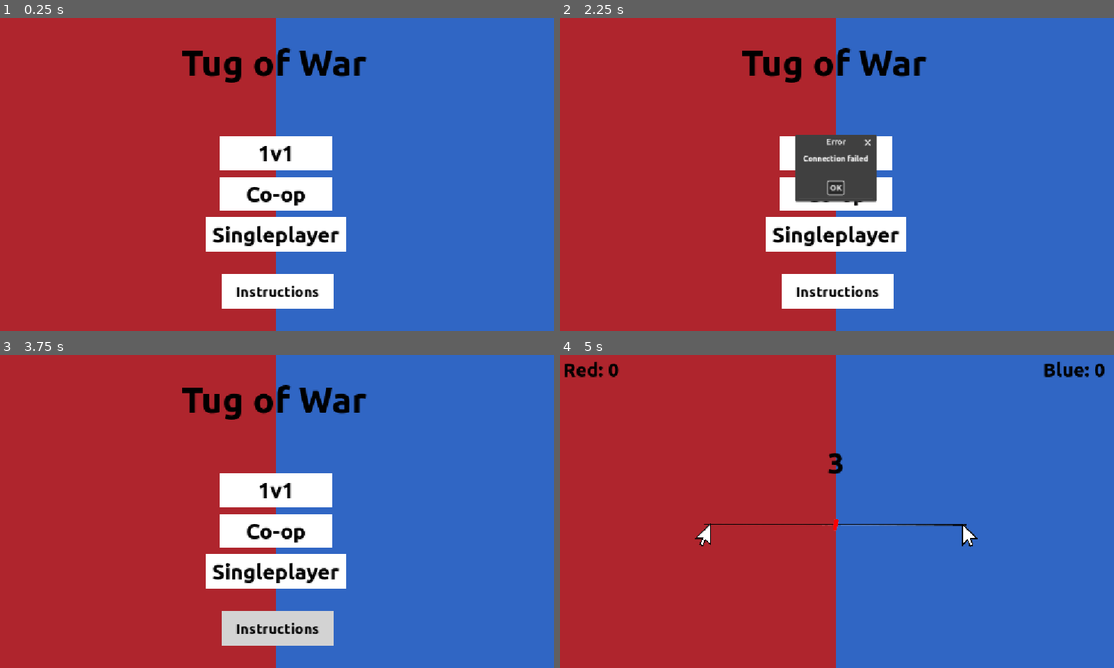
Above: before the commit, frames 1-4 (two rows, left to right).
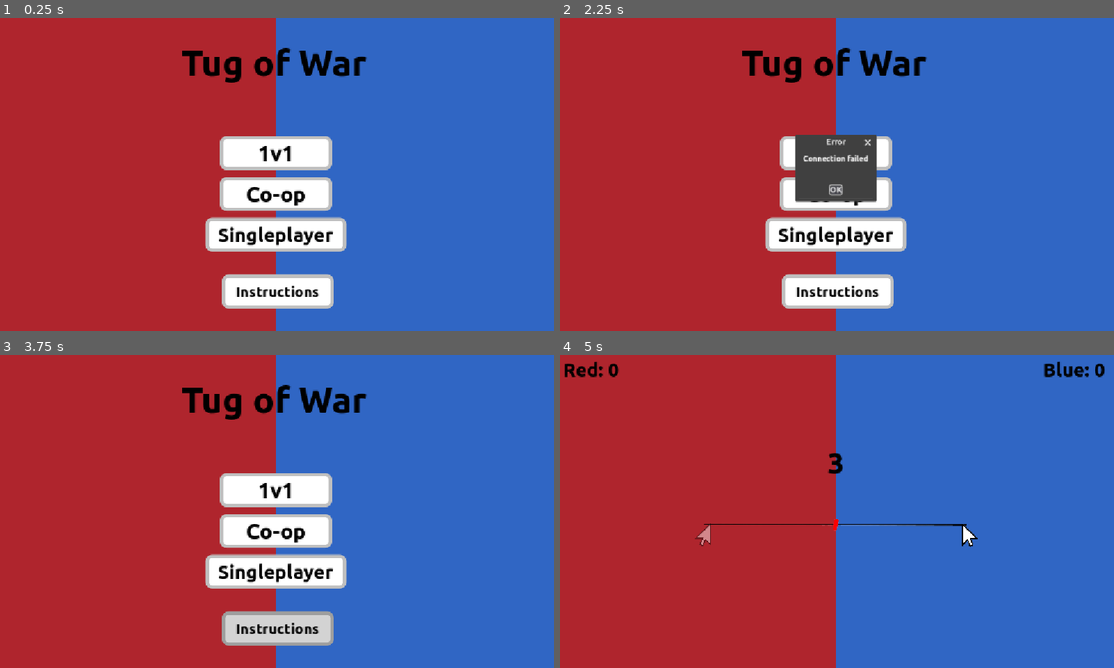
Above: after the commit, the same moments.

Repository: ryguy15809/test-project-
Game: Godot game, scene res://node_2d.tscn
The game is run twice, just before and just after one commit, with the same random seed, the same clock (stepped at 60 frames per second) and the same inputs.
Inputs:
- Up to frame 1 (0.25 s): no input
- Up to frame 2 (2.25 s): click "1v1" at 0.5 s; click "OK" at 1.25 s; click "Co-op" at 2 s
- Up to frame 3 (3.75 s): click "OK" at 2.75 s; click "Instructions" at 3.5 s
- Up to frame 4 (5 s): click "Singleplayer" at 4.25 s

The runs differ from the first frame. In frame 1, 3.1% of the frame differs, in the area x 37-63%, y 37-93%; in frame 2, 2.8%; in frame 3, 3.1%; in frame 4, 0.1%.

Commit message:
Add auth service, web export; remove matchmaker
- auth_service: Flask account system (JWT + bcrypt + SQLite, port 8090)
- export_presets.cfg: add Web preset; point server_url at wss://tugofwar.strangled.net/ws
- delete deprecated matchmaker module
- .gitignore: exclude build artifacts (exports/, web/) and auth SQLite DB/caches

Diff:
--- a/matchmaker/matchmaker.gd
+++ /dev/null
@@ -1,142 +0,0 @@
-extends Node
-
-## Matchmaking server (standalone Godot headless project).
-## Keeps a registry of open game hosts and lets game clients find them.
-## Protocol: JSON messages over WebSocket (see README/plan).
-
-const PORT := 8080
-const STALE_TIMEOUT := 90.0
-
-var tcp_server := TCPServer.new()
-# ws -> { "tcp": StreamPeerTCP, "registered_id": int }
-var clients := {}
-# { "id": int, "ip": String, "port": int, "mode": String, "last_seen": float }
-var games := []
-var _next_id := 0
-
-
-func _ready() -> void:
-	var err: Error = tcp_server.listen(PORT)
-	if err != OK:
-		push_error("Matchmaker failed to listen on port %d: %s" % [PORT, error_string(err)])
-	else:
-		print("Matchmaker listening on port %d" % PORT)
-
-
-func _process(_delta: float) -> void:
-	_accept_new_connections()
-	_poll_clients()
-	_cleanup_stale(_now())
-
-
-func _now() -> float:
-	return Time.get_ticks_msec() / 1000.0
-
-
-func _accept_new_connections() -> void:
-	while tcp_server.is_connection_available():
-		var tcp: StreamPeerTCP = tcp_server.take_connection()
-		var ws := WebSocketPeer.new()
-		if ws.accept_stream(tcp) != OK:
-			tcp.disconnect_from_host()
-			continue
-		clients[ws] = {"tcp": tcp, "registered_id": -1}
-		print("Client connected")
-
-
-func _poll_clients() -> void:
-	for ws in clients.keys():
-		ws.poll()
-		var state: int = ws.get_ready_state()
-		if state == WebSocketPeer.STATE_OPEN:
-			while ws.get_available_packet_count() > 0:
-				var raw: String = ws.get_packet().get_string_from_utf8()
-				_handle_message(ws, raw)
-		elif state == WebSocketPeer.STATE_CLOSED:
-			_remove_client(ws)
-
-
-func _handle_message(ws: WebSocketPeer, raw: String) -> void:
-	var data: Variant = JSON.parse_string(raw)
-	if typeof(data) != TYPE_DICTIONARY:
-		return
-	var info: Dictionary = clients[ws]
-	match String(data.get("type", "")):
-		"find":
-			_handle_find(ws, data)
-		"register":
-			info["registered_id"] = _handle_register(ws, data, info)
-		"keepalive":
-			_handle_keepalive(info)
-		"unregister":
-			_handle_unregister(info)
-
-
-func _handle_find(ws: WebSocketPeer, data: Dictionary) -> void:
-	var mode: String = String(data.get("mode", "one_on_one"))
-	var nowv: float = _now()
-	var found_game: Dictionary = {}
-	for g in games:
-		if String(g["mode"]) == mode and nowv - float(g["last_seen"]) < STALE_TIMEOUT:
-			found_game = g
-			break
-	if found_game.is_empty():
-		ws.send_text(JSON.stringify({"type": "none"}))
-	else:
-		ws.send_text(JSON.stringify({"type": "found", "host": found_game["ip"], "port": found_game["port"]}))
-
-
-func _handle_register(ws: WebSocketPeer, data: Dictionary, info: Dictionary) -> int:
-	if info["registered_id"] >= 0:
-		_remove_game(info["registered_id"])
-	_next_id += 1
-	var id: int = _next_id
-	var ip: String = info["tcp"].get_connected_host()
-	var port: int = int(data.get("port", 0))
-	var mode: String = String(data.get("mode", "one_on_one"))
-	games.append({"id": id, "ip": ip, "port": port, "mode": mode, "last_seen": _now()})
-	ws.send_text(JSON.stringify({"type": "ok"}))
-	print("Registered host %s:%d (%s) id=%d" % [ip, port, mode, id])
-	return id
-
-
-func _handle_keepalive(info: Dictionary) -> void:
-	if info["registered_id"] < 0:
-		return
-	for g in games:
-		if int(g["id"]) == info["registered_id"]:
-			g["last_seen"] = _now()
-			return
-
-
-func _handle_unregister(info: Dictionary) -> void:
-	if info["registered_id"] >= 0:
-		_remove_game(info["registered_id"])
-		info["registered_id"] = -1
-
-
-func _remove_game(id: int) -> void:
-	for i in range(games.size()):
-		if int(games[i]["id"]) == id:
-			games.remove_at(i)
-			return
-
-
-func _remove_client(ws: WebSocketPeer) -> void:
-	if clients.has(ws):
-		var info: Dictionary = clients[ws]
-		if info["registered_id"] >= 0:
-			_remove_game(info["registered_id"])
-		clients.erase(ws)
-
-
-func _cleanup_stale(nowv: float) -> void:
-	var keep: Array = []
-	for g in games:
-		if nowv - float(g["last_seen"]) < STALE_TIMEOUT:
-			keep.append(g)
-		else:
-			for k in clients:
-				if int(clients[k]["registered_id"]) == int(g["id"]):
-					clients[k]["registered_id"] = -1
-	games = keep
--- a/matchmaker/matchmaker.tscn
+++ /dev/null
@@ -1,6 +0,0 @@
-[gd_scene format=3]
-
-[ext_resource type="Script" path="res://matchmaker.gd" id="1_mm"]
-
-[node name="Matchmaker" type="Node"]
-script = ExtResource("1_mm")
--- a/matchmaker/project.godot
+++ /dev/null
@@ -1,15 +0,0 @@
-; Engine configuration file.
-; It's best edited using the editor UI and not directly,
-; since the parameters that go here are not all obvious.
-;
-; Format:
-;   [section] ; section goes between []
-;   param=value ; assign values to parameters
-
-config_version=5
-
-[application]
-
-config/name="Matchmaker"
-run/main_scene="res://matchmaker.tscn"
-config/features=PackedStringArray("4.6")
--- a/node_2d.gd
+++ b/node_2d.gd
@@ -13,15 +13,24 @@
 const PULL_STEP := 0.03       # rope movement per press
 const COOP_DRIFT := 0.05      # rope slide toward the AI side per second (co-op)
 const ROPE_RANGE_PX := 220.0  # pixels the rope rig moves at rope = +-1
+const OPPONENT_CURSOR_ALPHA := 0.45  # faded so you can tell your side
 const BOT_PULL_STEP := 0.012  # smaller tugs...
-const BOT_MIN_DELAY := 0.08   # ...but quicker, like mashing keys
-const BOT_MAX_DELAY := 0.16
+const BOT_MIN_DELAY := 0.02   # ...but quicker, like mashing keys (4x)
+const BOT_MAX_DELAY := 0.04
+const BOT_RATE_MIN := 0.6     # slow spells pull at 60% pace...
+const BOT_RATE_MAX := 1.4     # ...bursts at 140% (±40% variation)
+const BOT_RATE_MIN_T := 0.4   # a pace lasts ~0.5s before re-rolling
+const BOT_RATE_MAX_T := 0.6
+
+const AUTH_ENABLED := false  # TODO: flip to true to re-enable login + stat saving
 
 @export var server_port: int = 8080
 @export var max_players: int = 32
-@export var server_url: String = "ws://141.148.32.59:8080"
+@export var server_url: String = "wss://tugofwar.strangled.net/ws"
+@export var auth_url: String = "http://141.148.32.59:8090"
 
 @onready var main_page = $UI/MainPage
+@onready var login_page = $UI/LoginPage
 @onready var loading_page = $UI/LoadingPage
 @onready var battle_one_on_one_page = $UI/BattleOneOnOnePage
 @onready var battle_coop_page = $UI/BattleCoopPage
@@ -31,6 +40,10 @@
 @onready var loading_bar: ProgressBar = $UI/LoadingPage/LoadingBar
 @onready var players_label: Label = $UI/LoadingPage/Label
 @onready var connection_failed_dialog: AcceptDialog = $UI/ConnectionFailedDialog
+@onready var login_error: Label = $UI/LoginPage/LoginError
+@onready var login_username: LineEdit = $UI/LoginPage/Username
+@onready var login_password: LineEdit = $UI/LoginPage/Password
+@onready var auth_http: HTTPRequest = $UI/AuthHTTP
 
 var game_mode: GameMode = GameMode.TITLE
 var _pending_mode: GameMode = GameMode.TITLE
@@ -50,7 +63,17 @@
 var _phase: String = "idle"  # idle | countdown | go | play | round_end
 var _phase_t: float = 0.0
 var _bot_t: float = 0.0
+var _bot_rate: float = 1.0    # current pace multiplier (wanders 0.7-1.3)
+var _bot_rate_t: float = 0.0  # time left on the current pace
 var _connecting_cancelled := false
+# ---- auth state ----
+var _token: String = ""
+var _account_id: int = 0
+var _username: String = ""
+var _auth_pending: String = ""  # "" | "login" | "register" | "validate" | "record"
+# ---- guest stats (local, used when not logged in) ----
+var _guest_wins: int = 0
+var _guest_losses: int = 0
 
 
 func _ready() -> void:
@@ -65,30 +88,60 @@
 		return
 
 	_style_main_buttons()
+	_style_dark_button($UI/LoadingPage/Button)
+	_style_dark_button(connection_failed_dialog.get_ok_button())
+	_style_auth_buttons()
 	$UI/MainPage/BtnOneOnOne.pressed.connect(_on_one_on_one_pressed)
 	$UI/MainPage/BtnCoop.pressed.connect(_on_coop_pressed)
 	$UI/MainPage/BtnSingleplayer.pressed.connect(_on_singleplayer_pressed)
 	$UI/LoadingPage/Button.pressed.connect(_on_exit_pressed)
+	$UI/LoginPage/BtnLogin.pressed.connect(_on_login_pressed)
+	$UI/LoginPage/BtnRegister.pressed.connect(_on_register_pressed)
+	$UI/LoginPage/BtnBack.pressed.connect(_on_back_pressed)
+	$UI/MainPage/BtnAccount.pressed.connect(_on_account_pressed)
+	auth_http.request_completed.connect(_on_auth_response)
+
+	if AUTH_ENABLED:
+		$UI/MainPage/BtnAccount.visible = true
+		_load_guest_stats()
+		_try_auto_login()
+	else:
+		$UI/MainPage/BtnAccount.visible = false
+
 	show_main_page()
 
 
+func _make_button_style(bg: Color, bordered: bool) -> StyleBoxFlat:
+	var style := StyleBoxFlat.new()
+	style.bg_color = bg
+	style.draw_center = true
+	if bordered:
+		style.set_border_width_all(7)
+		style.border_color = bg.darkened(0.25)  # one shade darker than the fill
+		# outer radius = inner radius + border width, so the border's
+		# inner edge stays rounded too (no square corners inside)
+		style.set_corner_radius_all(13)
+	else:
+		style.set_corner_radius_all(8)
+	return style
+
+
+func _apply_button_style(button: Button, normal_c: Color, hover_c: Color, pressed_c: Color, bordered: bool) -> void:
+	button.add_theme_stylebox_override("normal", _make_button_style(normal_c, bordered))
+	button.add_theme_stylebox_override("hover", _make_button_style(hover_c, bordered))
+	button.add_theme_stylebox_override("pressed", _make_button_style(pressed_c, bordered))
+
+
 func _style_main_buttons() -> void:
-	var normal_style: StyleBoxFlat = StyleBoxFlat.new()
-	normal_style.bg_color = Color.WHITE
-	normal_style.draw_center = true
-	var hover_style: StyleBoxFlat = StyleBoxFlat.new()
-	hover_style.bg_color = Color.LIGHT_GRAY
-	hover_style.draw_center = true
-	var pressed_style: StyleBoxFlat = StyleBoxFlat.new()
-	pressed_style.bg_color = Color.GRAY
-	pressed_style.draw_center = true
 	for button in [$UI/MainPage/BtnOneOnOne, $UI/MainPage/BtnCoop, $UI/MainPage/BtnInstructions, $UI/MainPage/BtnSingleplayer]:
-		button.add_theme_stylebox_override("normal", normal_style)
-		button.add_theme_stylebox_override("hover", hover_style)
-		button.add_theme_stylebox_override("pressed", pressed_style)
+		_apply_button_style(button, Color.WHITE, Color.LIGHT_GRAY, Color.GRAY, true)
 		button.add_theme_color_override("font_color", Color.BLACK)
 		button.add_theme_color_override("font_hover_color", Color.BLACK)
 		button.add_theme_color_override("font_pressed_color", Color.BLACK)
+
+
+func _style_dark_button(button: Button) -> void:
+	_apply_button_style(button, Color(0.23, 0.23, 0.26), Color(0.3, 0.3, 0.34), Color(0.17, 0.17, 0.2), false)
 
 
 # ---------------------------------------------------------------------------
@@ -284,6 +337,7 @@
 		start_coop()
 	_update_score_labels()
 	_update_rope_visual()
+	_update_cursor_sides()
 	_begin_countdown()
 
 
@@ -344,6 +398,7 @@
 	if label:
 		label.visible = true
 		label.text = "Red wins!" if winner == SIDE_RED else "Blue wins!"
+	_record_result(winner == _my_side)
 
 
 func _process(delta: float) -> void:
@@ -354,9 +409,13 @@
 		return
 	# singleplayer bot
 	if _singleplayer and _phase == "play" and game_mode == GameMode.ONE_ON_ONE:
+		_bot_rate_t -= delta
+		if _bot_rate_t <= 0.0:
+			_bot_rate_t = randf_range(BOT_RATE_MIN_T, BOT_RATE_MAX_T)
+			_bot_rate = randf_range(BOT_RATE_MIN, BOT_RATE_MAX)
 		_bot_t -= delta
 		if _bot_t <= 0.0:
-			_bot_t = randf_range(BOT_MIN_DELAY, BOT_MAX_DELAY)
+			_bot_t = randf_range(BOT_MIN_DELAY, BOT_MAX_DELAY) / _bot_rate
 			_local_pull(1 - _my_side, BOT_PULL_STEP)
 	# round phase machine
 	match _phase:
@@ -401,21 +460,6 @@
 
 # ---------------------------------------------------------------------------
 #  Page transitions
-# ---------------------------------------------------------------------------
-
-func show_main_page() -> void:
-	game_mode = GameMode.TITLE
-	_pending_mode = GameMode.TITLE
-	_phase = "idle"
-	main_page.visible = true
-	loading_page.visible = false
-	battle_one_on_one_page.visible = false
-	battle_coop_page.visible = false
-	lobby.visible = false
-	one_on_one.visible = false
-	free_for_all.visible = false
-
-
 func show_loading_page() -> void:
 	game_mode = GameMode.LOBBY
 	loading_bar.value = 40.0  # jump: connecting stage
@@ -468,6 +512,17 @@
 	_rope_rig().position.x = _rope * ROPE_RANGE_PX
 
 
+func _update_cursor_sides() -> void:
+	var rig := _rope_rig()
+	# Cursor1 sits at the blue (right) end, Cursor2 at the red (left) end.
+	var blue_end: Sprite2D = rig.get_node("Cursor1")
+	var red_end: Sprite2D = rig.get_node("Cursor2")
+	blue_end.modulate.a = 1.0
+	red_end.modulate.a = 1.0
+	var opponent: Sprite2D = red_end if _my_side == SIDE_BLUE else blue_end
+	opponent.modulate.a = OPPONENT_CURSOR_ALPHA
+
+
 func _update_score_labels() -> void:
 	var left: Label
 	var right: Label
@@ -516,3 +571,235 @@
 	print("Server disconnected")
 	multiplayer.multiplayer_peer = null
 	show_main_page()
+
+
+# ---------------------------------------------------------------------------
+#  Auth — login, register, token persistence
+# ---------------------------------------------------------------------------
+
+const AUTH_TOKEN_PATH := "user://auth.cfg"
+const GUEST_STATS_PATH := "user://guest_stats.cfg"
+
+
+func _style_auth_buttons() -> void:
+	for button in [$UI/LoginPage/BtnLogin, $UI/LoginPage/BtnRegister, $UI/LoginPage/BtnBack, $UI/MainPage/BtnAccount]:
+		_apply_button_style(button, Color.WHITE, Color.LIGHT_GRAY, Color.GRAY, true)
+		button.add_theme_color_override("font_color", Color.BLACK)
+		button.add_theme_color_override("font_hover_color", Color.BLACK)
+		button.add_theme_color_override("font_pressed_color", Color.BLACK)
+
+
+func _try_auto_login() -> void:
+	"""Silently validate a saved token.  Stay a guest if none/invalid."""
+	if not AUTH_ENABLED:
+		return
+	var token := _load_token()
+	if token.is_empty():
+		return  # guest — stay on the main page
+
+	_auth_pending = "validate"
+	_http_post("/validate", {}, {"Authorization": "Bearer " + token})
+
+
+func _update_account_button() -> void:
+	var btn: Button = $UI/MainPage/BtnAccount
+	if _username.is_empty():
+		btn.text = "Login"
+	else:
+		btn.text = "Logout (%s)" % _username
+
+
+# ----- HTTP helpers ----------------------------------------------------
+
+func _http_post(path: String, body: Dictionary, headers: Dictionary = {}) -> void:
+	var url := auth_url + path
+	var json_body := JSON.stringify(body)
+	var hdr := PackedStringArray(["Content-Type: application/json"])
+	for key in headers:
+		hdr.append(key + ": " + headers[key])
+	var err := auth_http.request(url, hdr, HTTPClient.METHOD_POST, json_body)
+	if err != OK:
+		printerr("Auth HTTP request failed: ", error_string(err))
+		_on_auth_response(-1, 0, PackedStringArray(), PackedByteArray())
+
+
+func _on_auth_response(result: int, response_code: int, _headers: PackedStringArray, body: PackedByteArray) -> void:
+	var text := body.get_string_from_utf8()
+	print("Auth response [%d] %d: %s" % [result, response_code, text.left(200)])
+
+	var pending := _auth_pending
+	_auth_pending = ""
+
+	if result != HTTPRequest.RESULT_SUCCESS:
+		if pending in ["login", "register"]:
+			login_error.text = "Cannot reach auth server"
+		# validate/record failures are silent — stay guest, data stays local
+		return
+
+	var json := JSON.new()
+	if json.parse(text) != OK:
+		if pending in ["login", "register"]:
+			login_error.text = "Invalid server response"
+		return
+
+	var data: Dictionary = json.data
+
+	match pending:
+		"validate":
+			if data.get("valid", false):
+				_token = _load_token()
+				_account_id = data.get("account_id", 0)
+				_username = data.get("username", "")
+				_update_account_button()
+			else:
+				_clear_saved_token()
+
+		"login", "register":
+			if response_code in [200, 201] and not data.get("token", "").is_empty():
+				_token = data["token"]
+				_account_id = data.get("account_id", 0)
+				_username = data.get("username", "")
+				_save_token(_token)
+				login_username.text = ""
+				login_password.text = ""
+				login_error.text = ""
+				_update_account_button()
+				show_main_page()
+			else:
+				login_error.text = data.get("error", "Login failed")
+
+		"record":
+			pass  # fire-and-forget stats update — nothing to show the user
+
+
+# ----- button callbacks ----------------------------------------------------
+
+func _on_login_pressed() -> void:
+	var u := login_username.text.strip_edges()
+	var p := login_password.text
+	if u.is_empty() or p.is_empty():
+		login_error.text = "Fill in both fields"
+		return
+	login_error.text = ""
+	_auth_pending = "login"
+	_http_post("/login", {"username": u, "password": p})
+
+
+func _on_register_pressed() -> void:
+	var u := login_username.text.strip_edges()
+	var p := login_password.text
+	if u.is_empty() or p.is_empty():
+		login_error.text = "Fill in both fields"
+		return
+	if p.length() < 4:
+		login_error.text = "Password must be at least 4 characters"
+		return
+	login_error.text = ""
+	_auth_pending = "register"
+	_http_post("/register", {"username": u, "password": p})
+
+
+func _on_account_pressed() -> void:
+	# top-left button: guest → open login; logged in → log out
+	if _username.is_empty():
+		_show_login_page()
+	else:
+		_on_logout_pressed()
+
+
+func _on_back_pressed() -> void:
+	login_error.text = ""
+	show_main_page()
+
+
+func _on_logout_pressed() -> void:
+	var token := _load_token()
+	if not token.is_empty():
+		_http_post("/logout", {}, {"Authorization": "Bearer " + token})
+	_clear_saved_token()
+	_token = ""
+	_account_id = 0
+	_username = ""
+	_update_account_button()
+	show_main_page()
+
+
+# ----- token file ----------------------------------------------------
+
+func _save_token(t: String) -> void:
+	var cfg := ConfigFile.new()
+	cfg.set_value("auth", "token", t)
+	cfg.save(AUTH_TOKEN_PATH)
+
+
+func _load_token() -> String:
+	var cfg := ConfigFile.new()
+	if cfg.load(AUTH_TOKEN_PATH) == OK:
+		return cfg.get_value("auth", "token", "")
+	return ""
+
+
+func _clear_saved_token() -> void:
+	var cfg := ConfigFile.new()
+	cfg.save(AUTH_TOKEN_PATH)  # overwrite with empty
+
+
+# ----- guest stats (local-only persistence) --------------------------------
+
+func _load_guest_stats() -> void:
+	var cfg := ConfigFile.new()
+	if cfg.load(GUEST_STATS_PATH) == OK:
+		_guest_wins = int(cfg.get_value("guest", "wins", 0))
+		_guest_losses = int(cfg.get_value("guest", "losses", 0))
+
+
+func _save_guest_stats() -> void:
+	var cfg := ConfigFile.new()
+	cfg.set_value("guest", "wins", _guest_wins)
+	cfg.set_value("guest", "losses", _guest_losses)
+	cfg.save(GUEST_STATS_PATH)
+
+
+func _record_result(won: bool) -> void:
+	"""Record a round win/loss.  Logged in → server; guest → local file."""
+	if not AUTH_ENABLED:
+		return
+	if _token.is_empty():
+		if won:
+			_guest_wins += 1
+		else:
+			_guest_losses += 1
+		_save_guest_stats()
+	else:
+		_auth_pending = "record"
+		_http_post("/stats/record", {"won": won}, {"Authorization": "Bearer " + _token})
+
+
+# ----- page transitions ----------------------------------------------------
+
+func _show_login_page() -> void:
+	game_mode = GameMode.TITLE
+	_phase = "idle"
+	login_page.visible = true
+	main_page.visible = false
+	loading_page.visible = false
+	battle_one_on_one_page.visible = false
+	battle_coop_page.visible = false
+	lobby.visible = false
+	one_on_one.visible = false
+	free_for_all.visible = false
+
+
+func show_main_page() -> void:
+	game_mode = GameMode.TITLE
+	_pending_mode = GameMode.TITLE
+	_phase = "idle"
+	login_page.visible = false
+	main_page.visible = true
+	loading_page.visible = false
+	battle_one_on_one_page.visible = false
+	battle_coop_page.visible = false
+	lobby.visible = false
+	one_on_one.visible = false
+	free_for_all.visible = false
+	_update_account_button()
--- a/node_2d.tscn
+++ b/node_2d.tscn
@@ -21,7 +21,6 @@
 [node name="UI" type="CanvasLayer" parent="." unique_id=2124526694]
 
 [node name="MainPage" type="Control" parent="UI" unique_id=1872981952]
-visible = false
 layout_mode = 3
 anchors_preset = 15
 anchor_right = 1.0
@@ -92,8 +91,112 @@
 offset_top = 413.0
 offset_right = 722.0
 offset_bottom = 484.0
-theme_override_font_sizes/font_size = 44
+theme_override_font_sizes/font_size = 40
 text = "Singleplayer"
+
+[node name="BtnAccount" type="Button" parent="UI/MainPage" unique_id=584922301]
+layout_mode = 0
+offset_left = 11.0
+offset_top = 7.0
+offset_right = 152.0
+offset_bottom = 54.0
+theme_override_font_sizes/font_size = 25
+text = "Login"
+
+[node name="LoginPage" type="Control" parent="UI" unique_id=739401185]
+visible = false
+layout_mode = 3
+anchors_preset = 15
+anchor_right = 1.0
+anchor_bottom = 1.0
+grow_horizontal = 2
+grow_vertical = 2
+
+[node name="LoginBackgroundLeft" type="ColorRect" parent="UI/LoginPage" unique_id=2103456789]
+layout_mode = 1
+anchors_preset = -1
+anchor_right = 0.5
+anchor_bottom = 1.0
+grow_vertical = 2
+color = Color(0.68664604, 0.14573133, 0.17666581, 1)
+
+[node name="LoginBackgroundRight" type="ColorRect" parent="UI/LoginPage" unique_id=2103456790]
+layout_mode = 1
+anchors_preset = -1
+anchor_left = 0.5
+anchor_right = 1.0
+anchor_bottom = 1.0
+grow_vertical = 2
+color = Color(0.187718, 0.39934263, 0.76871437, 1)
+
+[node name="LoginTitle" type="Label" parent="UI/LoginPage" unique_id=2103456791]
+layout_mode = 0
+offset_left = 420.0
+offset_top = 100.0
+offset_right = 726.0
+offset_bottom = 180.0
+theme_override_colors/font_color = Color(0, 0, 0, 1)
+theme_override_font_sizes/font_size = 60
+text = "Login"
+horizontal_alignment = 1
+
+[node name="Username" type="LineEdit" parent="UI/LoginPage" unique_id=2103456792]
+layout_mode = 0
+offset_left = 436.0
+offset_top = 220.0
+offset_right = 710.0
+offset_bottom = 275.0
+theme_override_font_sizes/font_size = 32
+placeholder_text = "Username"
+
+[node name="Password" type="LineEdit" parent="UI/LoginPage" unique_id=2103456793]
+layout_mode = 0
+offset_left = 436.0
+offset_top = 295.0
+offset_right = 710.0
+offset_bottom = 350.0
+theme_override_font_sizes/font_size = 32
+placeholder_text = "Password"
+secret = true
+
+[node name="BtnLogin" type="Button" parent="UI/LoginPage" unique_id=2103456794]
+layout_mode = 0
+offset_left = 436.0
+offset_top = 380.0
+offset_right = 566.0
+offset_bottom = 440.0
+theme_override_font_sizes/font_size = 36
+text = "Login"
+
+[node name="BtnRegister" type="Button" parent="UI/LoginPage" unique_id=2103456795]
+layout_mode = 0
+offset_left = 580.0
+offset_top = 380.0
+offset_right = 710.0
+offset_bottom = 440.0
+theme_override_font_sizes/font_size = 36
+text = "Register"
+
+[node name="LoginError" type="Label" parent="UI/LoginPage" unique_id=2103456796]
+layout_mode = 0
+offset_left = 340.0
+offset_top = 470.0
+offset_right = 806.0
+offset_bottom = 510.0
+theme_override_colors/font_color = Color(1, 0.2, 0.2, 1)
+theme_override_font_sizes/font_size = 24
+horizontal_alignment = 1
+
+[node name="BtnBack" type="Button" parent="UI/LoginPage" unique_id=2103456798]
+layout_mode = 0
+offset_left = 11.0
+offset_top = 7.0
+offset_right = 110.0
+offset_bottom = 46.0
+theme_override_font_sizes/font_size = 25
+text = "Back"
+
+[node name="AuthHTTP" type="HTTPRequest" parent="UI" unique_id=2103456797]
 
 [node name="LoadingPage" type="Control" parent="UI" unique_id=287395655]
 visible = false
--- a/project.godot
+++ b/project.godot
@@ -10,17 +10,14 @@
 
 [application]
 
-config/name="test project"
+config/name="Tug of War Multiplayer"
 run/main_scene="uid://wds8da3cg13h"
 config/features=PackedStringArray("4.6", "GL Compatibility")
 config/icon="res://icon.svg"
 
 [display]
 
-window/size/viewport_width=1152
-window/size/viewport_height=648
 window/stretch/mode="canvas_items"
-window/stretch/aspect="keep"
 
 [gui]
 
Not shown, added: auth_service/requirements.txt
Not shown, added: export_presets.cfg
Not shown, added: auth_service/auth.service
Not shown, added: auth_service/deploy.sh
Not shown, removed: matchmaker/DEPLOY.md
Not shown, removed: matchmaker/matchmaker.service
